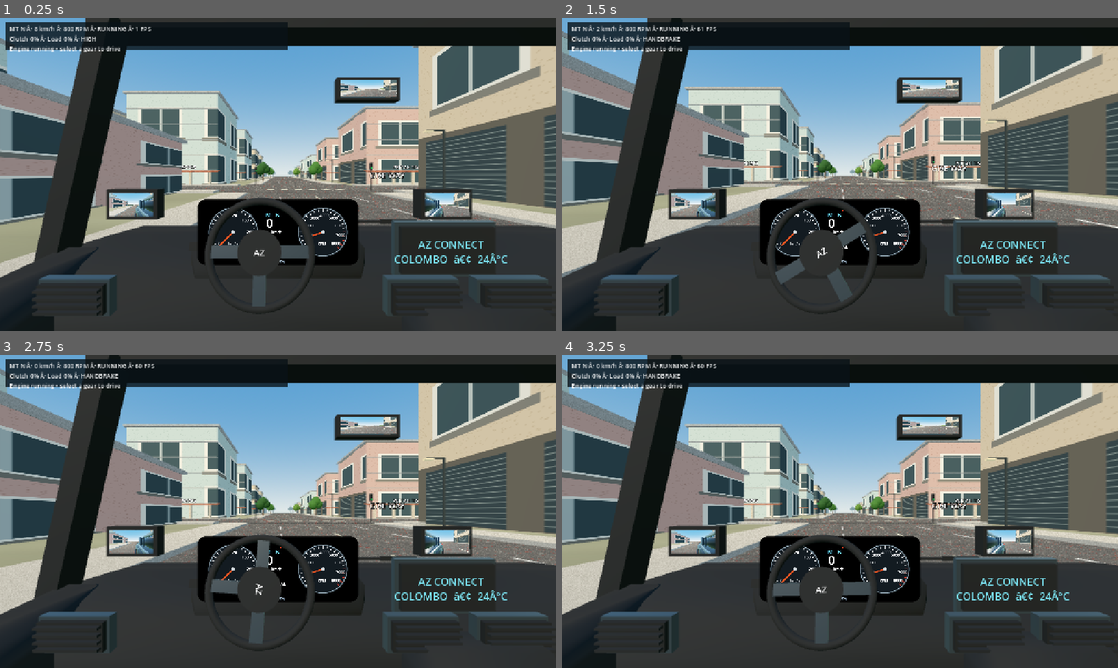
Above: before the commit, frames 1-4 (two rows, left to right).
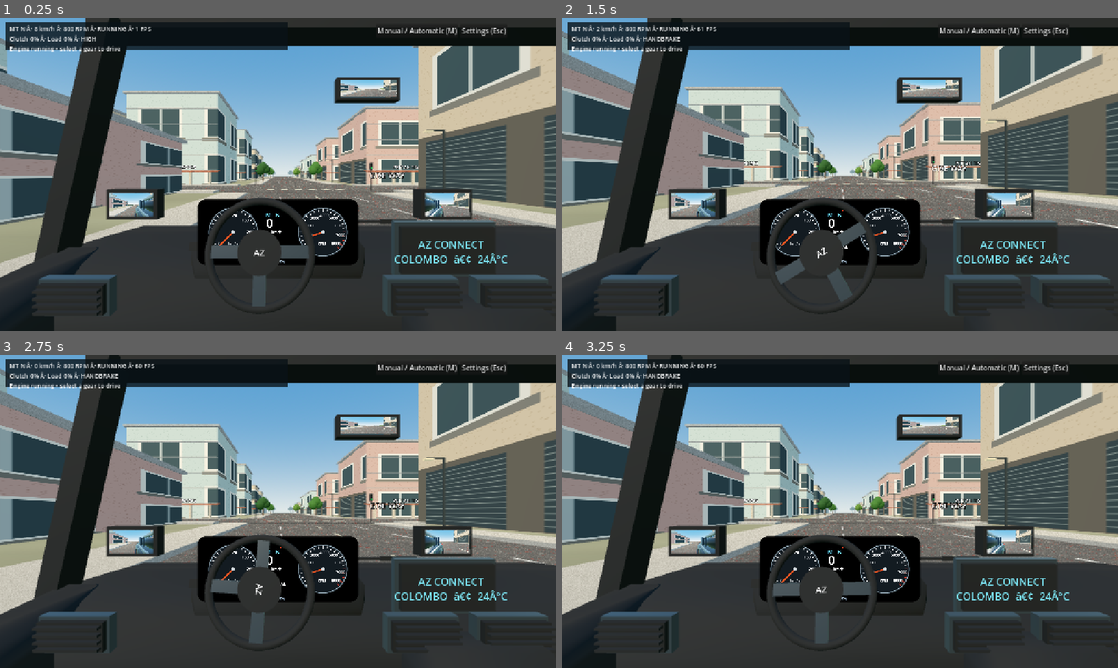
Above: after the commit, the same moments.

Repository: Mhd-Azeem/WebToApp
Game: Godot game, scene res://scenes/main.tscn
Two runs of this game, one before a commit and one after it. Both use one fixed random seed, a clock stepped at 60 frames per second and the inputs below.
Inputs (mouse positions are in pixels of both pictures, inside the frame that each line leads up to):
- Up to frame 1 (0.25 s): no input
- Up to frame 2 (1.5 s): tap Enter at 0.5 s; move the mouse to (962, 158) at 0.52 s; hold D 0.53-1.25 s; hold Shift 0.53-1.25 s; click (962, 158) at 0.67 s; tap Space at 0.77 s; drag from (728, 190) to (812, 237) at 1.27 s
- Up to frame 3 (2.75 s): move the mouse to (333, 442) at 2.02 s; hold D from 2.03 s (still down); tap H at 2.1 s
- Up to frame 4 (3.25 s): release D at 2.75 s; drag from (812, 574) to (673, 464) at 2.77 s

The runs differ from the first frame. In frame 1, 0.3% of the frame differs, in the area x 68-91%, y 3-6%; in frame 2, 0.3%; in frame 3, 0.3%; in frame 4, 0.3%.

Commit message:
Add scalable driving settings and verify packaged Windows startup

Diff:
--- a/az-car-3d/scripts/main.gd
+++ b/az-car-3d/scripts/main.gd
@@ -102,6 +102,8 @@
 	settings.traffic_changed.connect(func(value: bool): traffic.set_enabled(value))
 	settings.quality_changed.connect(_apply_quality)
 	settings.visibility_changed.connect(_settings_visibility)
+	settings.throttle_travel_changed.connect(func(value: float):
+		if pedals.has("gas"): pedals.gas.travel=value)
 	settings.transmission_changed.connect(func(mode: int):
 		if mode!=car.transmission.mode and car.transmission.toggle(car.signed_speed):
 			settings._save("automatic",mode==1)
@@ -197,6 +199,7 @@
 	pedal.set_script(preload("res://scripts/ui/analog_pedal.gd"))
 	pedal.kind=id
 	pedal.extent=size
+	if id=="gas": pedal.travel=settings.throttle_travel
 	pedal.position=pos
 	parent.add_child(pedal)
 	pedal.changed.connect(func(value: float): _pedal(id,value))
@@ -335,7 +338,6 @@
 
 func _desktop_controls(layer: CanvasLayer) -> void:
 	var bar := HBoxContainer.new()
-	bar.set_anchors_preset(Control.PRESET_TOP_RIGHT)
 	bar.position=Vector2(865,14)
 	layer.add_child(bar)
 	var transmission_button := Button.new()
--- a/az-car-3d/scripts/ui/driving_settings.gd
+++ b/az-car-3d/scripts/ui/driving_settings.gd
@@ -2,13 +2,15 @@
 signal traffic_changed(enabled: bool)
 signal quality_changed(low: bool)
 signal transmission_changed(mode: int)
+signal throttle_travel_changed(value: float)
 var transmission_selector: OptionButton
 var traffic_toggle: CheckButton
 var quality_toggle: CheckButton
 var shadow_toggle: CheckButton
 var saved := ConfigFile.new()
+var throttle_travel := 96.0
 func _ready() -> void:
-	position=Vector2(350,130)
+	position=Vector2(350,70)
 	custom_minimum_size=Vector2(330,220)
 	var backing := StyleBoxFlat.new()
 	backing.bg_color=Color(0.025,0.045,0.06,0.96)
@@ -35,18 +37,50 @@
 	shadow_toggle=CheckButton.new()
 	shadow_toggle.text="Shadows (higher GPU cost)"
 	column.add_child(shadow_toggle)
-	shadow_toggle.toggled.connect(func(_value: bool): quality_changed.emit(quality_toggle.button_pressed))
+	shadow_toggle.toggled.connect(func(value: bool):
+		_save("shadows",value)
+		quality_changed.emit(quality_toggle.button_pressed))
 	transmission_selector=OptionButton.new()
 	transmission_selector.add_item("Manual transmission",0)
 	transmission_selector.add_item("Automatic transmission",1)
 	transmission_selector.custom_minimum_size=Vector2(300,52)
 	column.add_child(transmission_selector)
+	var sensitivity_label := Label.new()
+	sensitivity_label.text="Accelerator drag distance"
+	column.add_child(sensitivity_label)
+	var sensitivity := HSlider.new()
+	sensitivity.min_value=48
+	sensitivity.max_value=192
+	sensitivity.step=8
+	column.add_child(sensitivity)
+	sensitivity.value_changed.connect(func(value: float):
+		throttle_travel=value
+		_save("throttle_travel",value)
+		throttle_travel_changed.emit(value))
+	var scale_option := OptionButton.new()
+	for label in ["Render scale 75%","Render scale 100%"]:
+		scale_option.add_item(label)
+	column.add_child(scale_option)
+	scale_option.item_selected.connect(func(index: int):
+		get_viewport().scaling_3d_scale=0.75 if index==0 else 1.0
+		_save("render_scale",index))
+	if not OS.has_feature("android"):
+		var resolution := OptionButton.new()
+		for label in ["1280 Ã— 720","1600 Ã— 900","1920 Ã— 1080"]: resolution.add_item(label)
+		column.add_child(resolution)
+		resolution.item_selected.connect(func(index: int):
+			get_window().size=[Vector2i(1280,720),Vector2i(1600,900),Vector2i(1920,1080)][index])
 	transmission_selector.item_selected.connect(func(index: int): transmission_changed.emit(index))
 	var hint := Label.new()
 	hint.text="Stop before changing transmission\nGas: press 25%, drag UP for more\nBrake / clutch: slide down to reduce"
 	hint.add_theme_font_size_override("font_size",14)
 	column.add_child(hint)
 	saved.load("user://driving-settings.cfg")
+	shadow_toggle.button_pressed=saved.get_value("driving","shadows",false)
+	throttle_travel=saved.get_value("driving","throttle_travel",96.0)
+	sensitivity.value=throttle_travel
+	scale_option.select(saved.get_value("driving","render_scale",1))
+	get_viewport().scaling_3d_scale=0.75 if scale_option.selected==0 else 1.0
 	traffic_toggle.button_pressed=saved.get_value("driving","traffic",false)
 	quality_toggle.button_pressed=saved.get_value("driving","low_quality",OS.has_feature("android"))
 	traffic_toggle.toggled.connect(func(value: bool):
@@ -61,6 +95,6 @@
 	close.pressed.connect(hide)
 	column.add_child(close)
 	hide()
-func _save(key: String,value: bool) -> void:
+func _save(key: String,value: Variant) -> void:
 	saved.set_value("driving",key,value)
 	saved.save("user://driving-settings.cfg")
Not shown, changed: .github/workflows/build-azcar-windows.yml
Not shown, changed: az-car-3d/docs/REALISM_UPDATE.md
